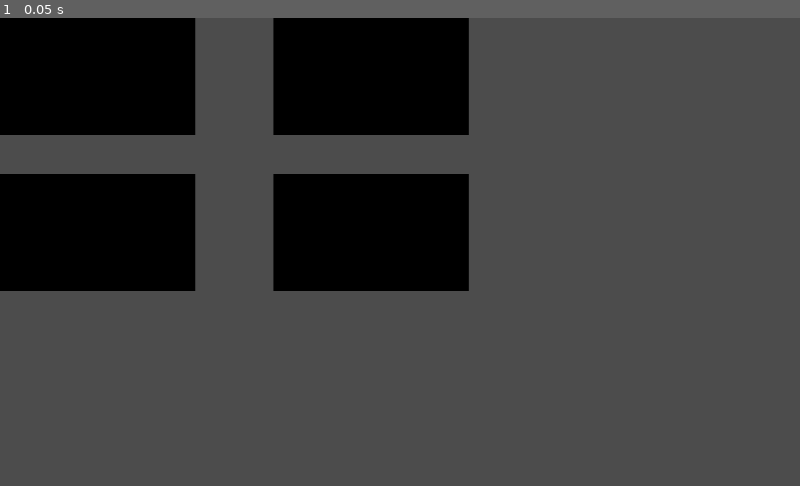
Above: before the commit, frame 1.
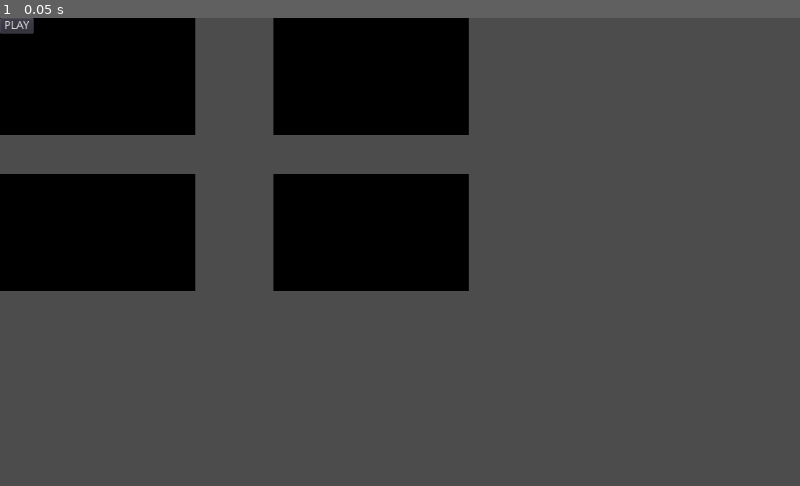
Above: after the commit, the same moment.

Repository: rosemunho/videobingo
Game: Godot game, scene res://Main.tscn
Same seed, same stepped clock (60 frames per second), same inputs: the game is played once before the commit and once after it.
Inputs:
- Up to frame 1 (0.05 s): no input

The runs differ from the first frame. In frame 1, 0.1% of the frame differs, in the area x 0-5%, y 0-4%.

Commit message:
Added prize

Diff:
--- a/Main.tscn
+++ b/Main.tscn
@@ -1,11 +1,12 @@
-[gd_scene load_steps=4 format=2]
+[gd_scene load_steps=5 format=2]
 
 [ext_resource path="res://Card.tscn" type="PackedScene" id=1]
+[ext_resource path="res://Prize.tscn" type="PackedScene" id=2]
 [ext_resource path="res://Extractor.gd" type="Script" id=3]
 
 [sub_resource type="GDScript" id=1]
 
-[node name="Node2D" type="Node2D"]
+[node name="Main" type="Node"]
 script = SubResource( 1 )
 
 [node name="CardTray" type="GridContainer" parent="."]
@@ -43,3 +44,20 @@
 __meta__ = {
 "_edit_use_anchors_": false
 }
+
+[node name="PlayButton" type="Button" parent="."]
+margin_right = 43.0
+margin_bottom = 20.0
+text = "PLAY"
+__meta__ = {
+"_edit_use_anchors_": false
+}
+
+[node name="Prizetable" type="VBoxContainer" parent="."]
+margin_right = 40.0
+margin_bottom = 40.0
+__meta__ = {
+"_edit_use_anchors_": false
+}
+
+[node name="Prize" parent="Prizetable" instance=ExtResource( 2 )]
--- a/Prize.gd
+++ b/Prize.gd
@@ -1,10 +1,13 @@
-extends Node2D
+extends Container
 
-
-# Declare member variables here. Examples:
-# var a = 2
-# var b = "text"
-var pattern = []
+# Prize pattern:
+# + for a prize cell
+# - for an empty cell
+var pattern = [
+	"+", "+", "+", "+", "+",
+	"+", "+", "+", "+", "+",
+	"+", "+", "+", "+", "+"
+]
 
 # Called when the node enters the scene tree for the first time.
 func _ready():
--- /dev/null
+++ b/Prize.tscn
@@ -0,0 +1,7 @@
+[gd_scene load_steps=2 format=2]
+
+[ext_resource path="res://Prize.gd" type="Script" id=1]
+
+[node name="Prize" type="Container"]
+margin_right = 40.0
+script = ExtResource( 1 )
